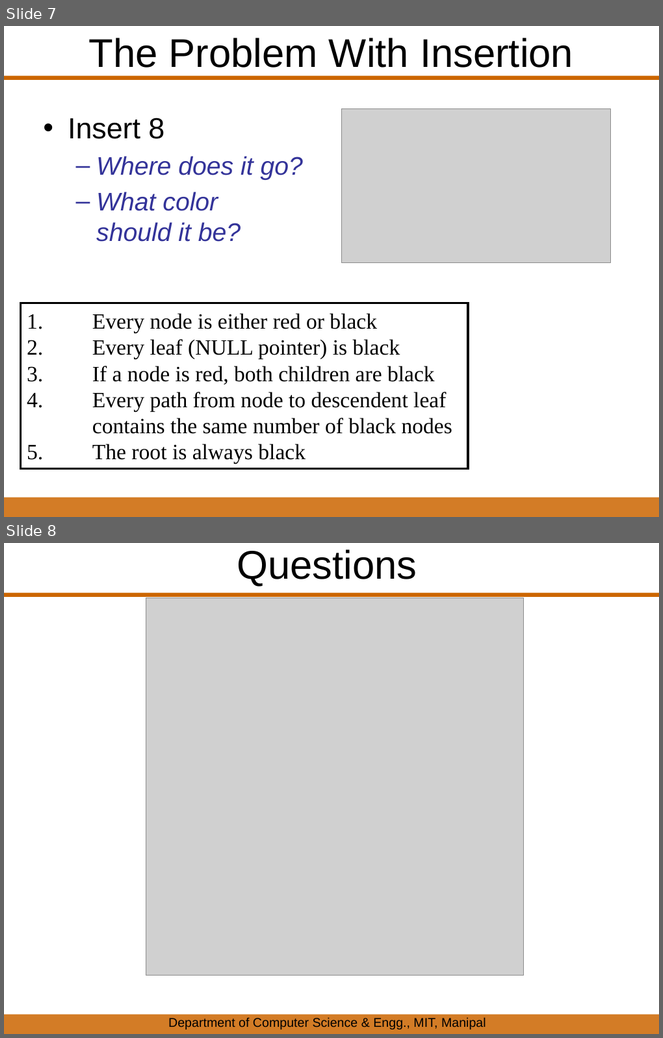
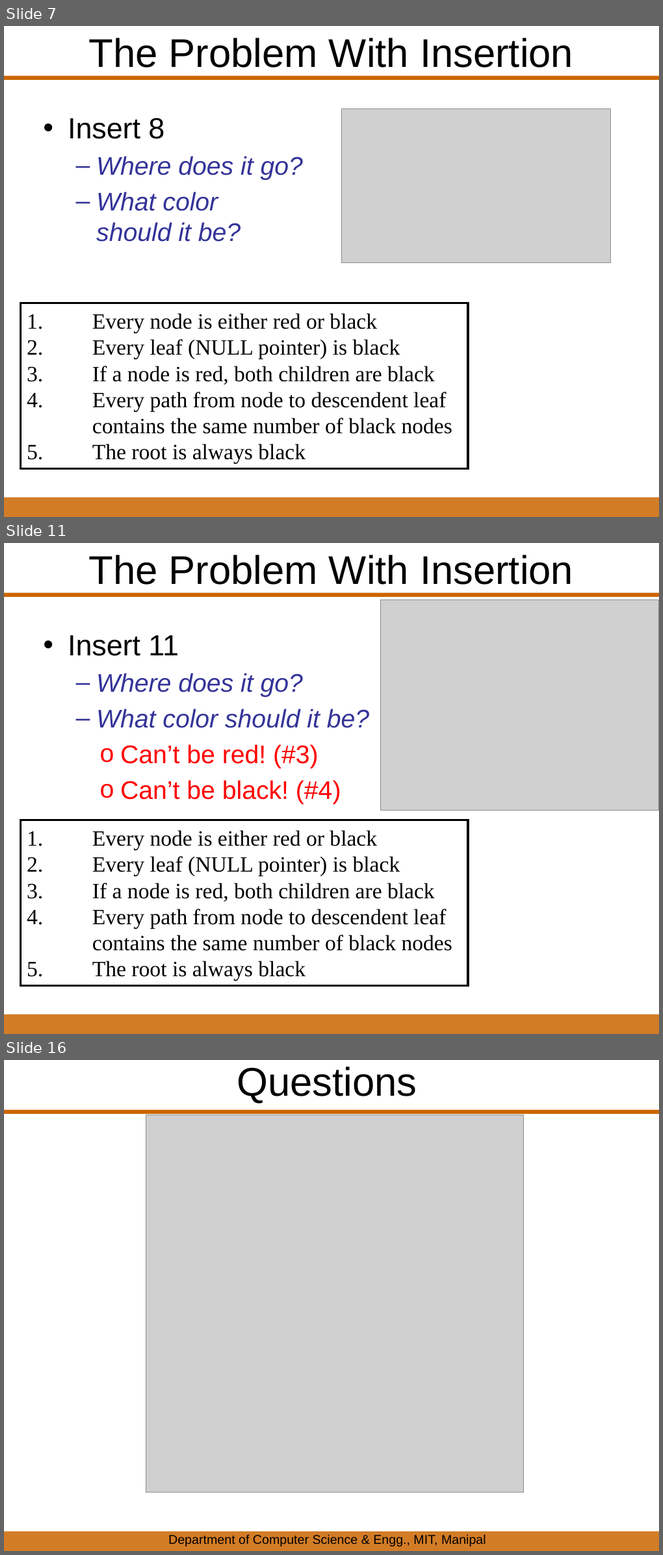
Before and after one commit to pradhanamit-eng/RedBlackTree, a slide deck: PPT/RedBlack_DS_PPT.pptx. Shown one above the other, each under a label of ours: slides 7 and 8 before the commit, slides 7, 11 and 16 after it; the slides between them are not shown. The pictures are 663x1038 and 663x1555 pixels, drawn with LibreOffice and Linux fonts; fonts in the diff are those of the drawing; grey boxes stand for pictures; background and template pictures are left out. Boxes give left, top, right and bottom in pixels: in the first picture for what was removed or moved away, otherwise in the second. Text is boxed around its words. In the diff, an @@ line names an element or a change of style, - is before the commit and + after.

```diff
--- a/PPT/RedBlack_DS_PPT.pptx
+++ b/PPT/RedBlack_DS_PPT.pptx
@@ slide 11 added at (x1=4, y1=543, x2=659, y2=1034), background #FFFFFF; not listed: 2 template elements that a slide beside it also shows @@
@@ title added at (x1=88, y1=555, x2=573, y2=585), 44 pt, text #000000 @@
+The Problem With Insertion
@@ picture added at (x1=381, y1=600, x2=659, y2=811) @@
@@ text added at (x1=68, y1=635, x2=369, y2=804), 28 pt, text #333399 @@
+• Insert 11
+  – Where does it go?
+  – What color should it be?
+  o Can’t be red! (#3)
+  o Can’t be black! (#4)
@@ rectangle added at (x1=20, y1=820, x2=468, y2=986), outline #000000 2.25 pt, 24 pt, text #000000 @@
+1. Every node is either red or black
+2. Every leaf (NULL pointer) is black
+3. If a node is red, both children are black
+4. Every path from node to descendent leaf
+contains the same number of black nodes
+5. The root is always black
@@ what was slide 8 is now slide 16 @@
```
Also in this commit, not shown: 7 other slides added.
